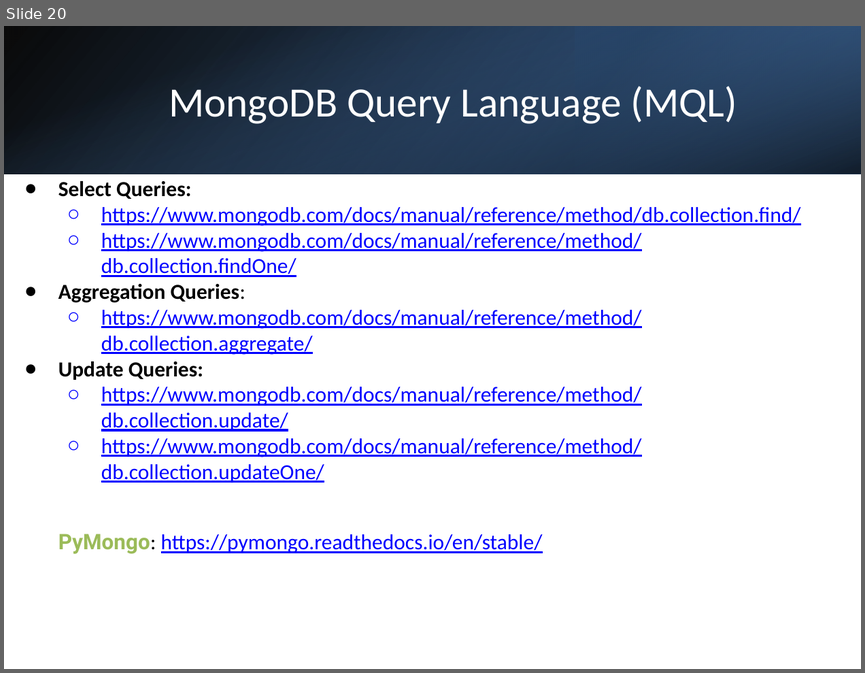
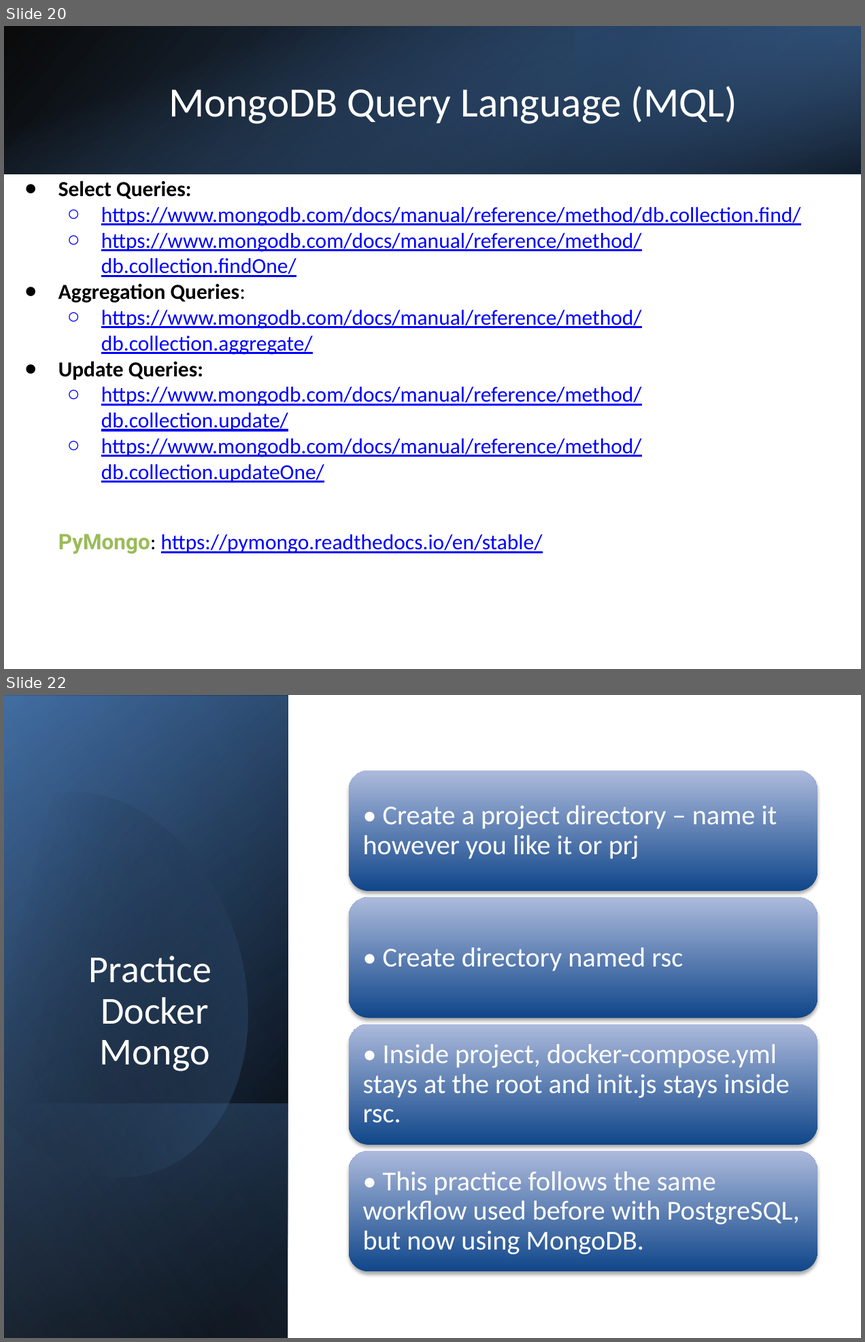
Before and after one commit to tgvp/Data-Eng, a slide deck: rsc/4-NoSQL.pptx. Shown one above the other, each under a label of ours: slide 20 before the commit, slides 20 and 22 after it; the slides between them are not shown. The pictures are 865x673 and 865x1342 pixels, drawn with LibreOffice and Linux fonts; fonts in the diff are those of the drawing. Boxes give left, top, right and bottom in pixels: in the first picture for what was removed or moved away, otherwise in the second. Text is boxed around its words. In the diff, an @@ line names an element or a change of style, - is before the commit and + after.

```diff
--- a/rsc/4-NoSQL.pptx
+++ b/rsc/4-NoSQL.pptx
@@ slide 22 added at [4,695,861,1338], background #FFFFFF @@
@@ rectangle added at [5,695,288,1337], fill gradient #000000 to #376092 @@
@@ rectangle added at [5,696,288,1338], fill gradient #000000 to #4F81BD @@
@@ rectangle added at [5,695,288,1337], fill gradient #000000 to #95B3D7 @@
@@ freeform shape added at [4,756,292,1208], fill gradient #000000 to #4F81BD @@
@@ title added at [89,955,211,1071], 32 pt, text #FFFFFF @@
+Practice Docker Mongo
@@ rectangle added at [5,1103,288,1338], fill gradient #4F81BD to #000000 @@
@@ group added at [349,770,817,1272]: 4 rounded rectangles, 4 texts @@
+• Create a project directory – name it however you like it or prj
+• Create directory named rsc
+• Inside project, docker-compose.yml stays at the root and init.js stays inside rsc.
+• This practice follows the same workflow used before with PostgreSQL, but now using MongoDB.
```
Also in this commit, not shown: 13 other slides added.
